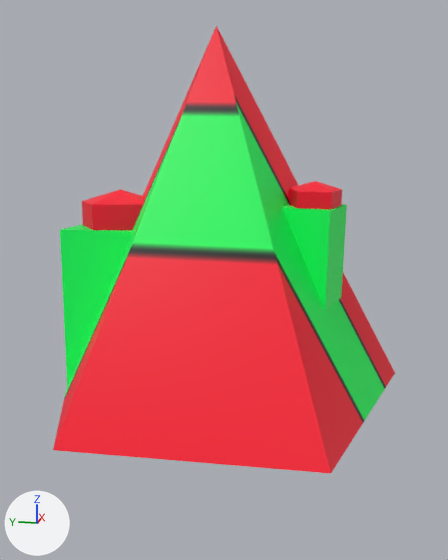
Two versions of the FBX model Assets/monster/椎頭怪.fbx, one commit apart.
Before and after are seen from a 50 mm lens placed at (-2.34, -1.27, 1.88), pointed at (0.02, -0.8, 1.29). The lights are fixed; the arrows at lower left show +X, +Y and +Z. Where no turn or scale is listed for an object, it has been applied to the vertices.

Names of what the first picture shows: '圓錐體', '球體', '球體.001', '立方體', '立方體.001'.
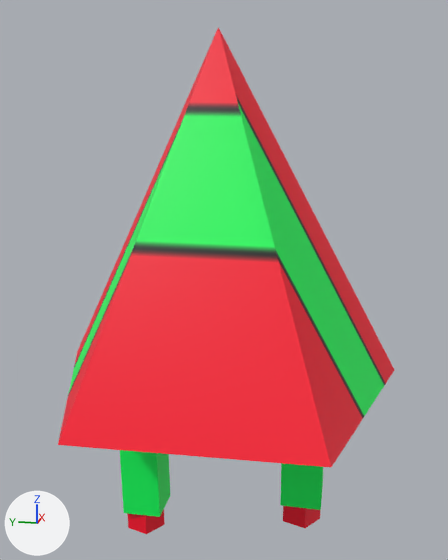
Location of each change, (x1, y1, x2, y2) in pixels of the pictures (448 x 560 px):
'圓錐體', moved
    before: (53, 26, 395, 473)
    after: (58, 27, 394, 467)
'立方體.001', moved, turned, rescaled
    before: (60, 224, 133, 386)
    after: (120, 450, 170, 517)
'立方體', moved, rescaled, turned
    before: (282, 204, 347, 310)
    after: (280, 463, 323, 510)
'球體.001', moved, turned, rescaled
    before: (82, 189, 143, 230)
    after: (127, 509, 165, 534)
'球體', moved, turned, rescaled
    before: (288, 181, 342, 209)
    after: (283, 506, 320, 528)

What changed in the scene script:
```text
Change ob_立方體:
    ob_立方體.rotation_euler: (-3.129, -0.000998, -0.275) -> (0.0, 0.0, 0.0)  # degrees (-179, -0.1, -16) -> degrees (0, 0, 0)
    ob_立方體.location: (-0.085, -1.142, 1.414) -> (0.033, -1.135, 0.677)
    ob_立方體.scale: (0.331, 0.331, 0.139) -> (0.28, 0.28, 0.229)
Change ob_球體_001:
    ob_球體_001.location: (-0.04, -0.402, 1.551) -> (0.027, -0.439, 0.189)
    ob_球體_001.rotation_euler: (-0.00456, 0.0442, -0.0232) -> (3.122, 0.0, 0.0)  # degrees (-0.3, 2.5, -1.3) -> degrees (179, 0, 0)
    ob_球體_001.scale: (1.07, 1.07, 0.553) -> (0.56, 0.56, 0.56)
Change ob_圓錐體:
    ob_圓錐體.location: (-0.088, -0.803, 2.473) -> (-0.054, -0.803, 2.473)
Change ob_球體:
    ob_球體.location: (-0.089, -1.152, 1.637) -> (0.033, -1.13, 0.311)
    ob_球體.rotation_euler: (0.0124, -0.000998, -0.275) -> (3.142, 0.0, 0.0)  # degrees (0.7, -0.1, -16) -> degrees (180, 0, 0)
    ob_球體.scale: (0.662, 0.662, 0.341) -> (0.56, 0.56, 0.56)
Change ob_立方體_001:
    ob_立方體_001.location: (-0.065, -0.386, 1.19) -> (0.027, -0.441, 0.554)
    ob_立方體_001.rotation_euler: (3.137, 0.0442, -0.0232) -> (-0.0201, 0.0, 0.0)  # degrees (180, 2.5, -1.3) -> degrees (-1.2, 0, 0)
    ob_立方體_001.scale: (0.536, 0.536, 0.226) -> (0.28, 0.28, 0.229)
```
